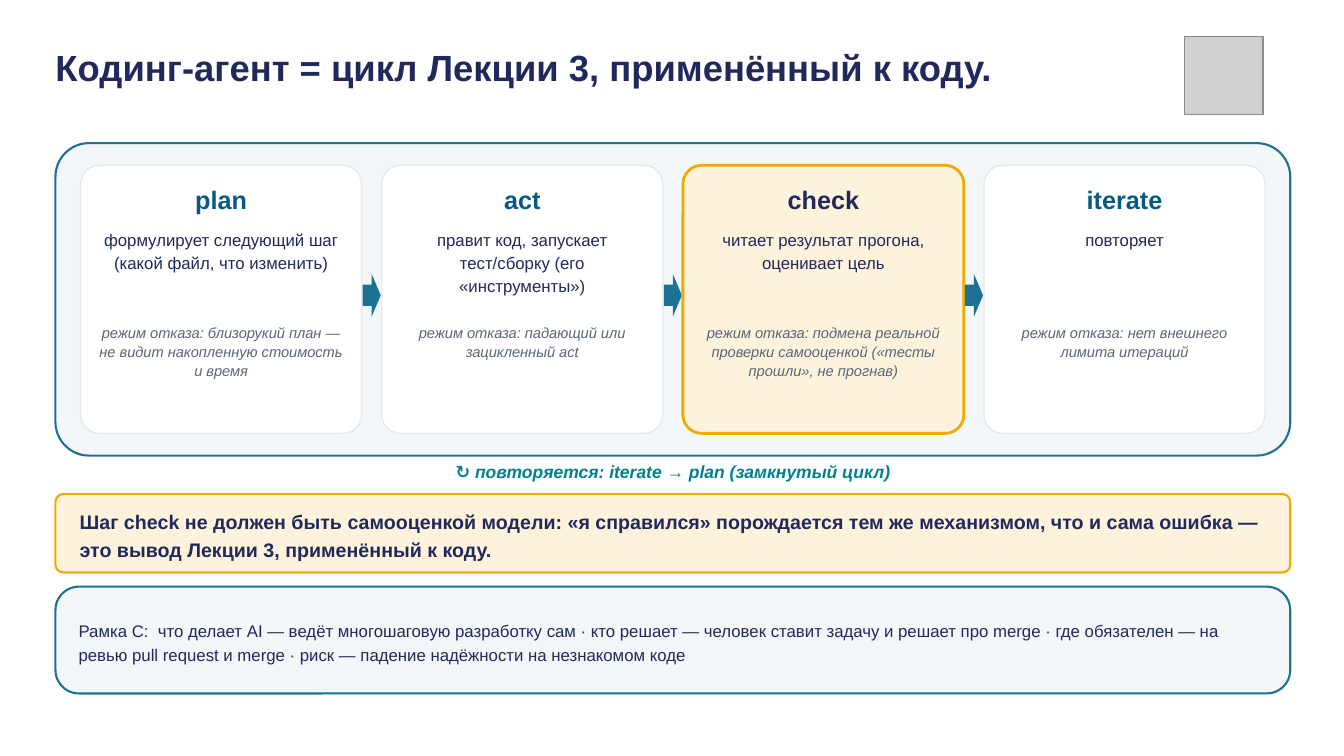
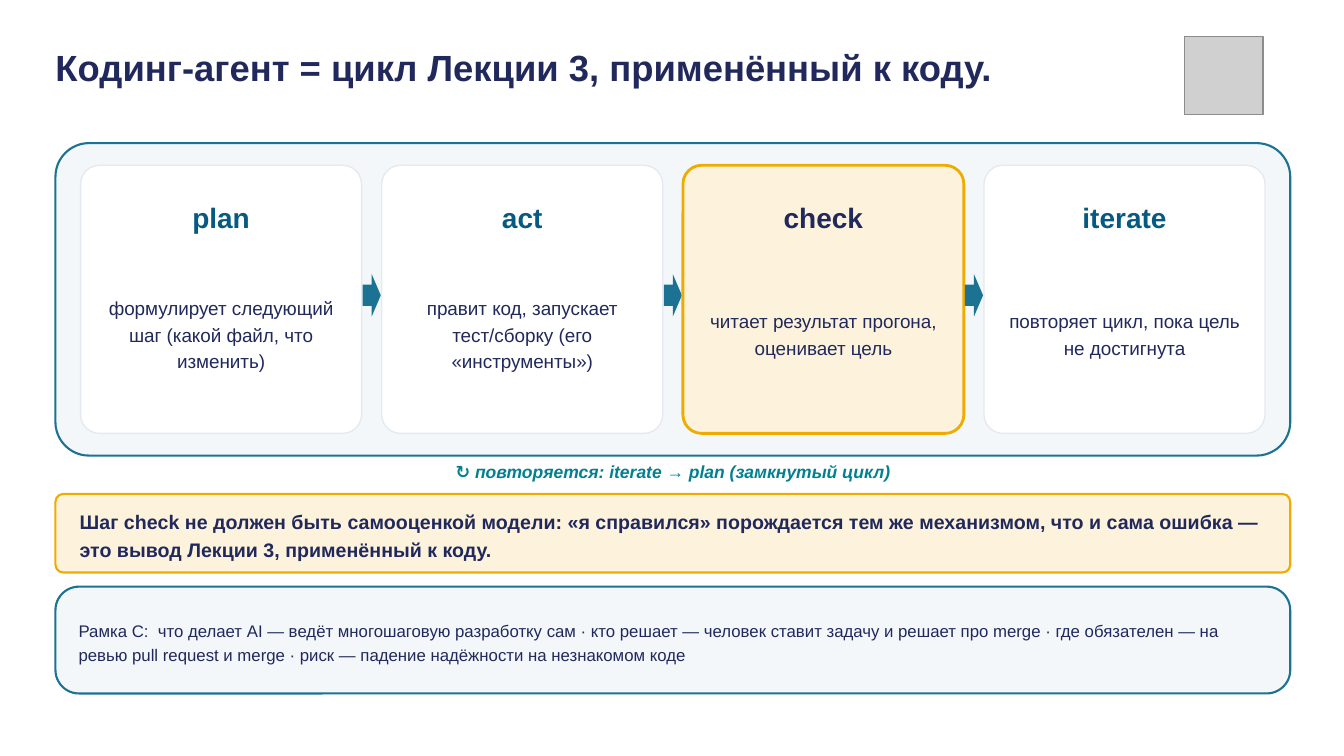
Before and after one commit to tellina-study/AI-usage-lessons, a slide deck: slide 11 of library/lectures/lec-04/rendered/lec-04.pptx. Drawn at 1344x756 pixels with LibreOffice and Linux fonts; fonts in the diff are those of the drawing; grey boxes stand for pictures. Boxes give left, top, right and bottom in pixels: in the first picture for what was removed or moved away, otherwise in the second. Text is boxed around its words. In the diff, an @@ line names an element or a change of style, - is before the commit and + after.

```diff
--- a/library/lectures/lec-04/rendered/lec-04.pptx
+++ b/library/lectures/lec-04/rendered/lec-04.pptx
@@ text "plan": place and size @@
-text "plan" at [195, 190, 247, 214]
+text "plan" at [192, 207, 250, 233]
@@ text "act": place and size @@
-text "act" at [504, 192, 540, 210]
+text "act" at [502, 209, 542, 229]
@@ text "check": place and size @@
-text "check" at [788, 190, 859, 210]
+text "check" at [784, 207, 863, 229]
@@ size 18 to 20 pt in 4 elements at [192, 207, 250, 233], [502, 209, 542, 229], [784, 207, 863, 229], [1082, 207, 1166, 229] @@
@@ text "iterate": place and size @@
-text "iterate" at [1087, 190, 1163, 210]
+text "iterate" at [1082, 207, 1166, 229]
@@ text removed at [1085, 237, 1163, 250] @@
-повторяет
@@ text "формулирует следующий шаг (какой файл, ...": place and size @@
-text "формулирует следующий шаг (какой файл, ..." at [104, 233, 338, 273]
+text "формулирует следующий шаг (какой файл, ..." at [109, 301, 333, 372]
@@ text "правит код, запускает тест/сборку (его ...": place and size @@
-text "правит код, запускает тест/сборку (его ..." at [437, 237, 607, 296]
+text "правит код, запускает тест/сборку (его ..." at [427, 305, 617, 372]
@@ size 12 to 13.5 pt; line spacing 1.12 to 1.18; vertical alignment top to middle in 3 elements at [109, 301, 333, 372], [427, 305, 617, 372], [710, 318, 936, 359] @@
@@ text "читает результат прогона, оценивает цель": place and size @@
-text "читает результат прогона, оценивает цель" at [722, 237, 924, 273]
+text "читает результат прогона, оценивает цель" at [710, 318, 936, 359]
@@ text removed at [99, 327, 343, 379] @@
-режим отказа: близорукий план — не видит накопленную стоимость и время
@@ text removed at [419, 327, 626, 360] @@
-режим отказа: падающий или зацикленный act
@@ text removed at [707, 327, 939, 379] @@
-режим отказа: подмена реальной проверки самооценкой («тесты прошли», не прогнав)
@@ text added at [1009, 318, 1240, 359], 13.5 pt, text #21295C @@
+повторяет цикл, пока цель не достигнута
@@ text removed at [1022, 330, 1227, 360] @@
-режим отказа: нет внешнего лимита итераций
```
Also in this commit, not shown: 12 other slides changed, 3 slides added, 3 slides removed, 21 other files.
